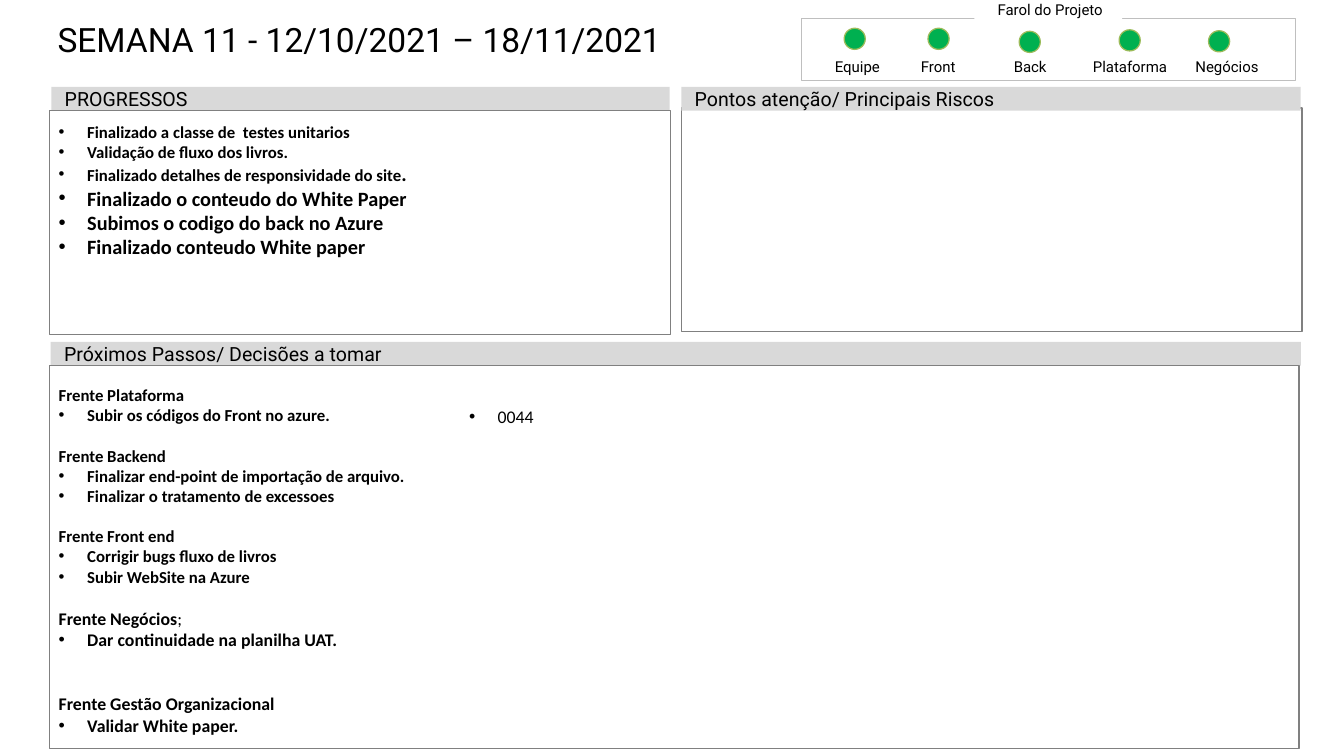
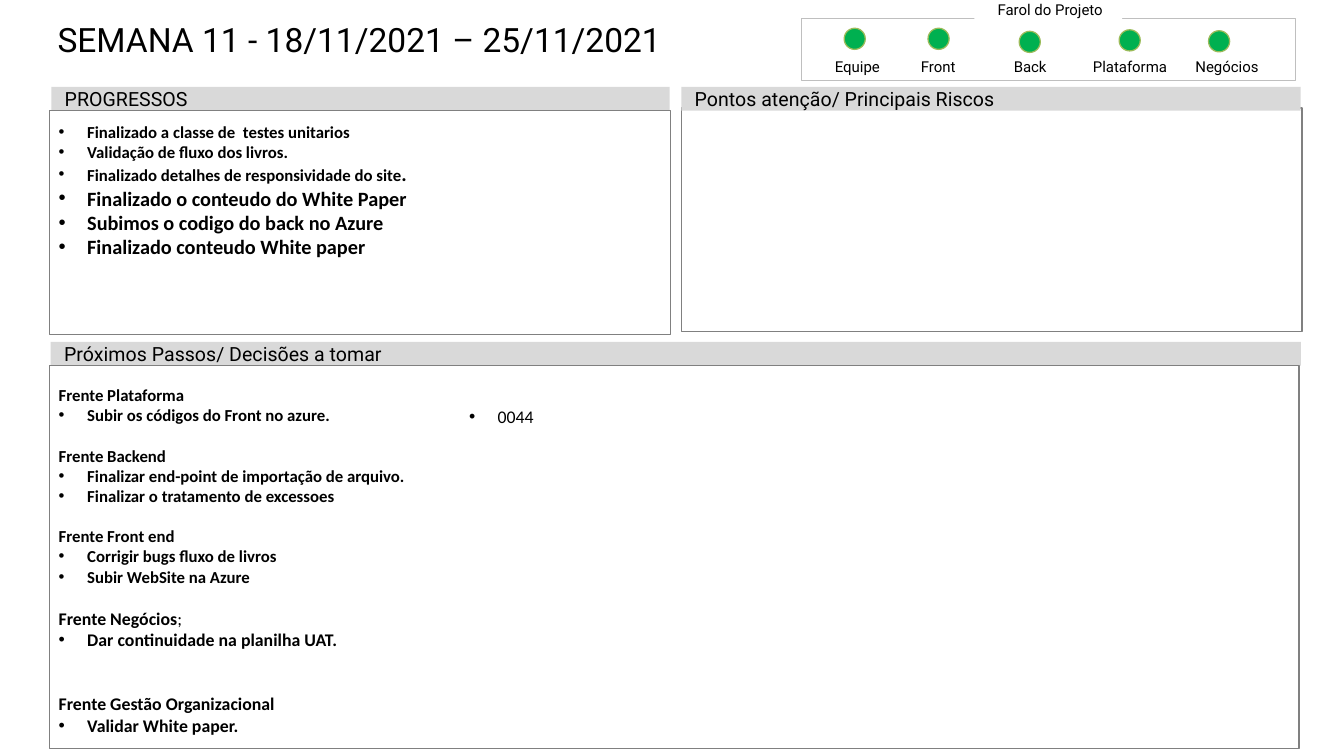
Before and after one commit to Luis-Silva80/grupo05-adsa, a slide deck: slide 14 of Documentação/EngenhariaDeSoftware/Mod_Status_Report-PI20202.pptx. Drawn at 1344x756 pixels with LibreOffice and Linux fonts; fonts in the diff are those of the drawing. Boxes give left, top, right and bottom in pixels: in the first picture for what was removed or moved away, otherwise in the second. Text is boxed around its words. In the diff, an @@ line names an element or a change of style, - is before the commit and + after.

```diff
--- a/Documentação/EngenhariaDeSoftware/Mod_Status_Report-PI20202.pptx
+++ b/Documentação/EngenhariaDeSoftware/Mod_Status_Report-PI20202.pptx
@@ title at bbox=[58, 28, 661, 54]: text changed @@
-SEMANA 11 - 12/10/2021 – 18/11/2021
+SEMANA 11 - 18/11/2021 – 25/11/2021
```
Also in this commit, not shown: 1 other file.
